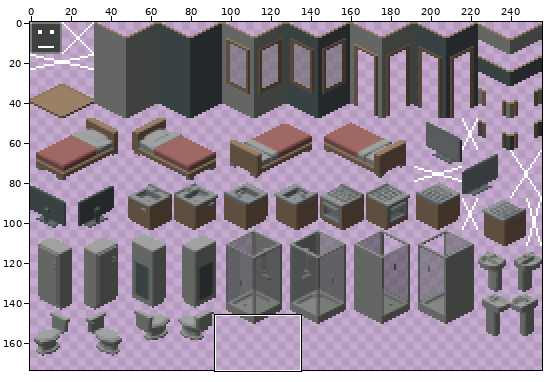
Two states of a sprite sheet, assets/iso-tile.png. The first picture is a wide view before the edit; the outline marks the close-up.
Close-up. The starting point:
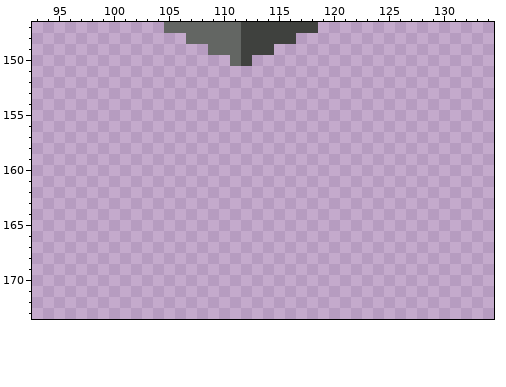
The file is 256x256 pixels. Colours within 5 levels of each other are drawn and written as one. Shown: x 93..134, y 147..173. The wide view leaves out empty margins.
And afterwards:
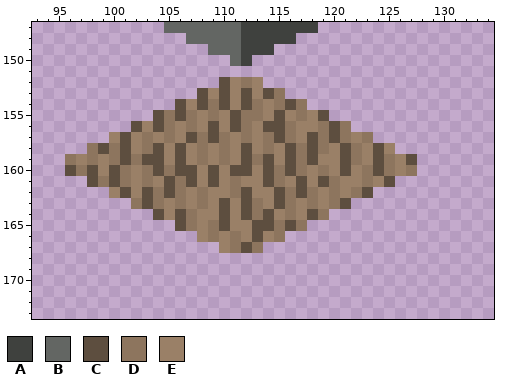
Palette (. is transparent): A #3f413e  B #636663  C #5d4e3f  D #8d755e  E #9a8067
The exact change:
y 152: x 110..113 .... -> CEDE
y 153: x 108..115 ........ -> CECECECD
y 154: x 106..117 ............ -> CECDCECDEDCD
y 155: x 104..119 ................ -> CDCDEDECDDECEDEC
y 156: x 102..121 .................... -> CECDEDECECDECCDEEDCD
y 157: x 100..123 ........................ -> ECEDEDECDCDEDEDCDECDCDED
y 158: x 98..125 ............................ -> DCDCEDCECEDEDECEDECDCDECDECE
y 159: x 96..127 ................................ -> DEDEDCDCCECEDEDECDCECDCEECDECDEC
y 160: x 96..127 ................................ -> CDCECDEDCDCCECECCECDCDEDECEDCDED
y 161: x 98..125 ............................ -> CDCDEDECDCECEDEECDECECDEEDEC
y 162: x 100..123 ........................ -> ECECDCDEDEEDCEECDCDEDEDC
y 163: x 102..121 .................... -> DCDEDEDECECDECDEDEDC
y 164: x 104..119 ................ -> CECDEECECDCEDECD
y 165: x 106..117 ............ -> CDEDCEECCDCD
y 166: x 108..115 ........ -> EDEDECED
y 167: x 110..113 .... -> EDCD
Changed places in both close-ups, as pixel boxes (x1, y1, x2, y2):
added: (65, 77, 417, 253)
